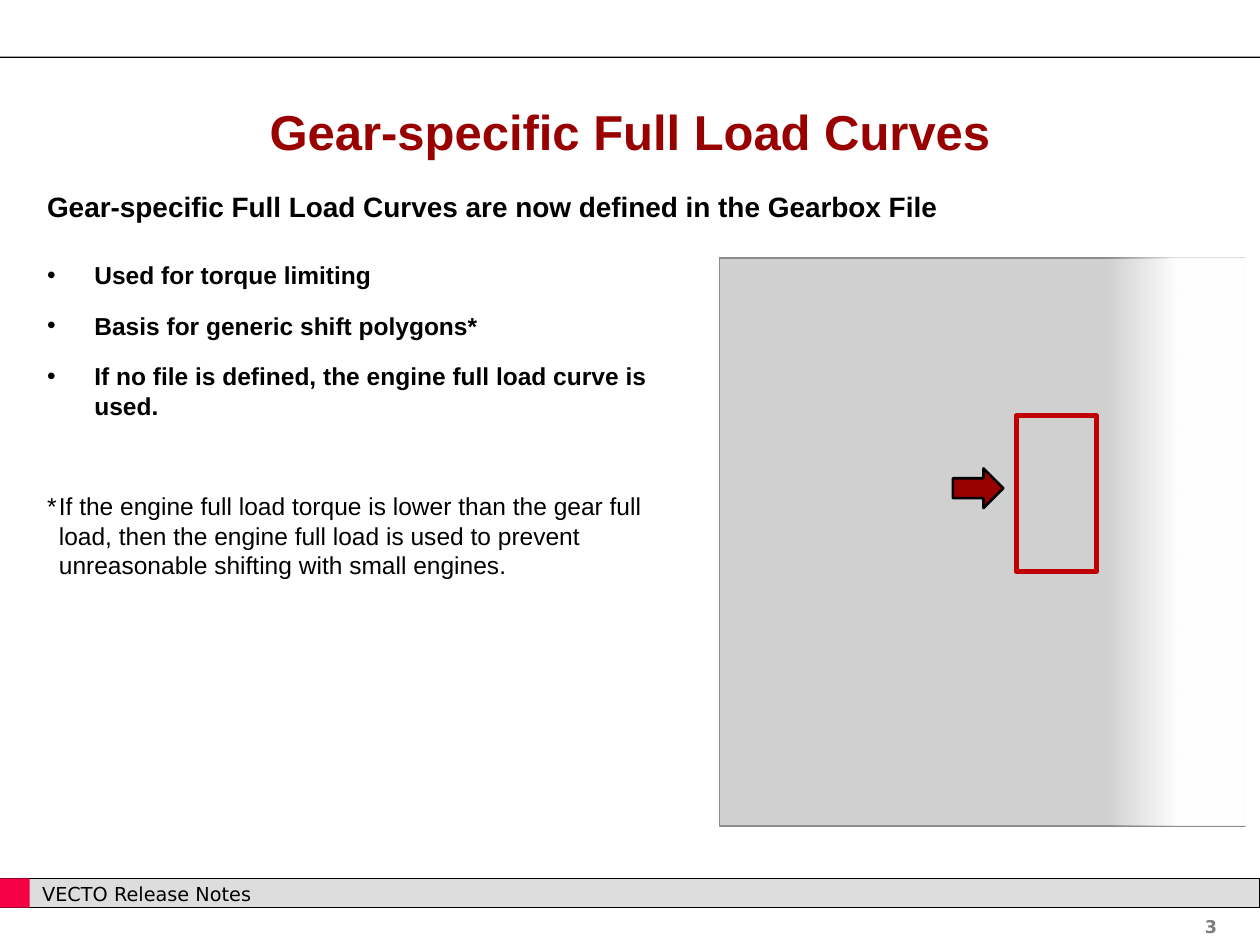
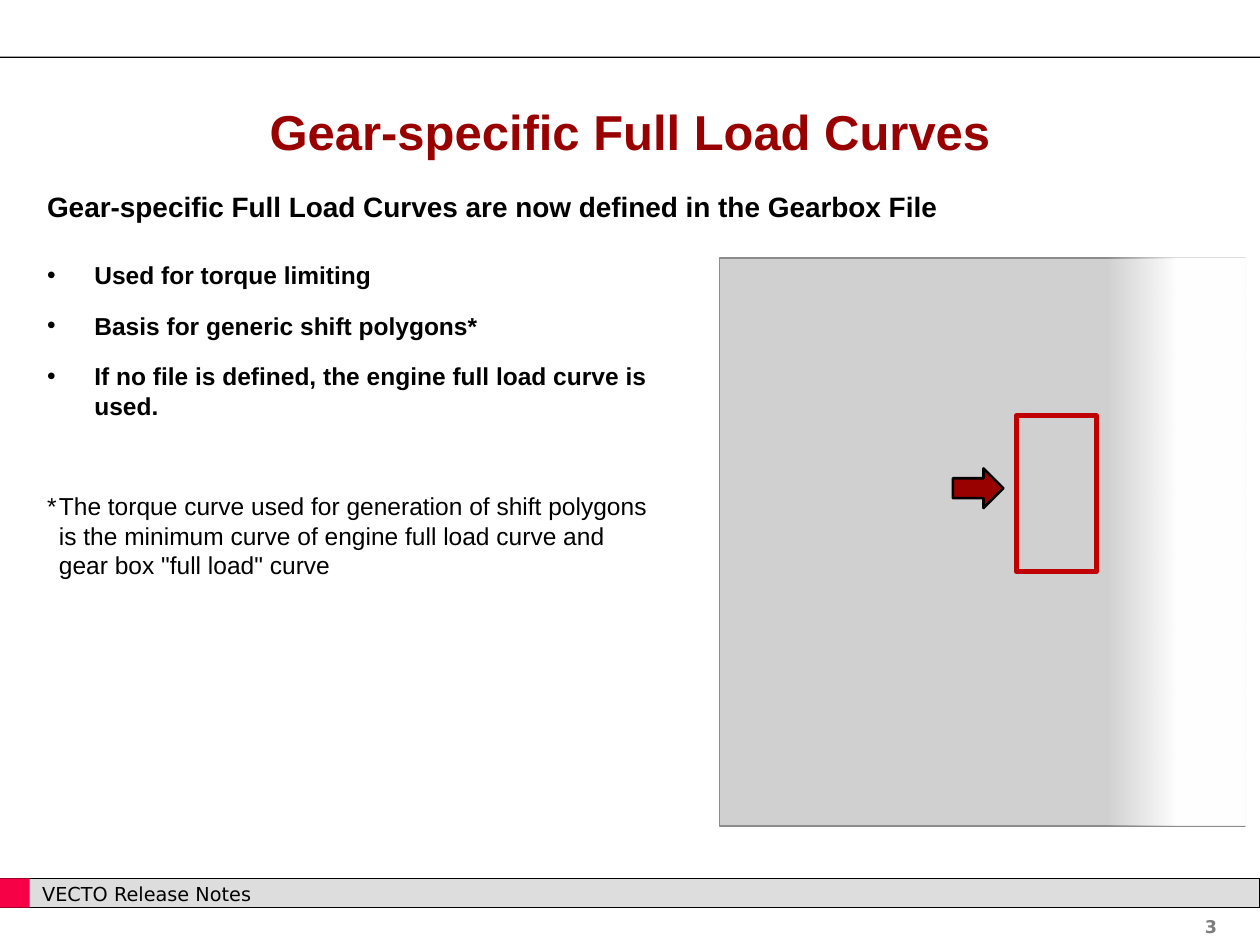
Before and after one commit to CLIMA-VECTO/vecto-sim, a slide deck: slide 3 of User Manual Source/Release Notes 2.2.pptx. Drawn at 1260x945 pixels with LibreOffice and Linux fonts; fonts in the diff are those of the drawing; grey boxes stand for pictures; background and template pictures are left out. Boxes give left, top, right and bottom in pixels: in the first picture for what was removed or moved away, otherwise in the second. Text is boxed around its words. In the diff, an @@ line names an element or a change of style, - is before the commit and + after.

```diff
--- a/User Manual Source/Release Notes 2.2.pptx
+++ b/User Manual Source/Release Notes 2.2.pptx
@@ text at (x1=47, y1=497, x2=646, y2=579): text changed @@
-* If the engine full load torque is lower than the gear full load, then the engine full load is used to prevent unreasonable shifting with small engines.
+* The torque curve used for generation of shift polygons is the minimum curve of engine full load curve and gear box "full load" curve
```
Also in this commit, not shown: 2 other slides changed, 1 other file.
